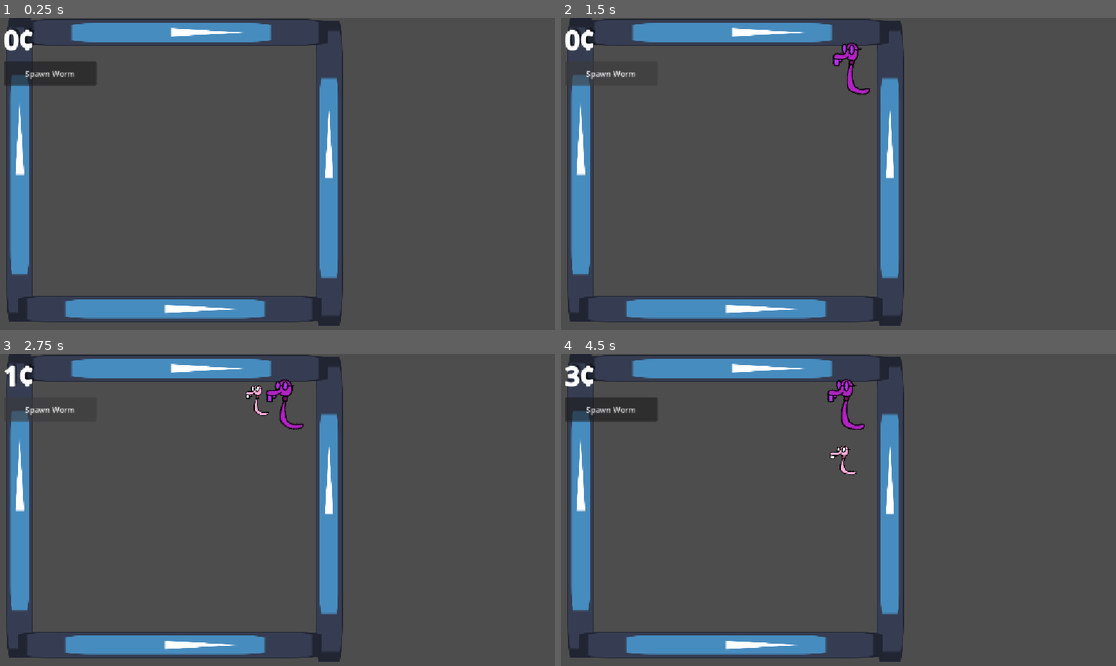
Above: before the commit, frames 1-4 (two rows, left to right).
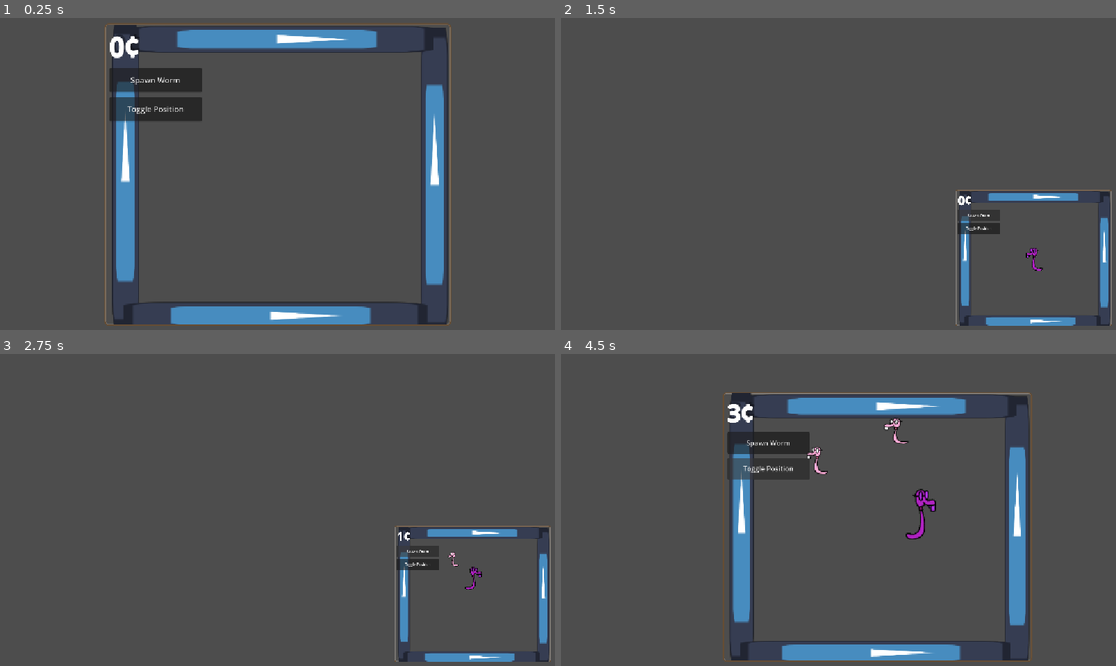
Above: after the commit, the same moments.

Repository: KingPandX/gusanos
Game: Godot game, scene res://main_screen/game_screen.tscn
The game is run twice, just before and just after one commit, with the same random seed, the same clock (stepped at 60 frames per second) and the same inputs. Before the commit the project starts from res://main_screen/combat.tscn. The engine's default icon, where the game draws it, is replaced by a stand-in: a white triangle on a blue panel in a dark square.
Inputs (mouse positions are in pixels of both pictures, inside the frame that each line leads up to):
- Up to frame 1 (0.25 s): no input
- Up to frame 2 (1.5 s): click (716, 108) at 0.5 s, where only the run after the commit has a clickable "Toggle Position"; click "Spawn Worm" at 1.25 s
- Up to frame 3 (2.75 s): click "Spawn Worm" at 2 s
- Up to frame 4 (4.5 s): click (977, 563) at 2.75 s, where only the run after the commit has a clickable "Toggle Position"; click "Spawn Worm" at 3.5 s; click (716, 444) at 4.25 s, where only the run after the commit has a clickable "Toggle Position"

The runs differ from the first frame. In frame 1, 23% of the frame differs, in the area x 0-82%, y 0-99%; in frame 2, 14%; in frame 3, 15%; in frame 4, 23%, in the area x 0-85%, y 0-99%.

Commit message:
feat: combat box con posicionamiento dinámico y toggle button
- Posiciona el combate centrado o en esquina inferior derecha
- Se adapta dinámicamente a cambios de resolución
- Eliminado timer automático, agregado botón toggle manual
- Señal toggle_position_requested para comunicación entre escenas

Diff:
--- a/commons/inventory.gd
+++ b/commons/inventory.gd
@@ -12,29 +12,19 @@
 	_load_templates()
 
 func _load_templates() -> void:
-	var template_paths = [
-		"res://assets/worms_tamplets/test.tres",
-	]
-	for path in template_paths:
-		var resource = load(path)
-		if resource is WormTemplate:
-			templates.append(resource)
-
-	if templates.is_empty():
-		var dirs = ["res://assets/worms_tamplets/", "res://resources/templates/"]
-		for path in dirs:
-			var dir = DirAccess.open(path)
-			if dir == null:
-				continue
-			dir.list_dir_begin()
-			var file_name = dir.get_next()
-			while file_name != "":
-				if file_name.ends_with(".tres"):
-					var resource = load(path + file_name)
-					if resource is WormTemplate:
-						templates.append(resource)
-				file_name = dir.get_next()
-
+	var dirs = ["res://assets/worms_tamplets/", "res://resources/templates/"]
+	for path in dirs:
+		var dir = DirAccess.open(path)
+		if dir == null:
+			continue
+		dir.list_dir_begin()
+		var file_name = dir.get_next()
+		while file_name != "":
+			if file_name.ends_with(".tres"):
+				var resource = load(path + file_name)
+				if resource is WormTemplate:
+					templates.append(resource)
+			file_name = dir.get_next()
 	print("Templates loaded: %d" % templates.size())
 
 func add_worm(worm: Worm_Data) -> bool:
--- a/main_screen/combat.tscn
+++ b/main_screen/combat.tscn
@@ -77,10 +77,18 @@
 offset_bottom = 140.0
 text = "Spawn Worm"
 
+[node name="TogglePositionButton" type="Button" parent="UI"]
+offset_left = 8.0
+offset_top = 150.0
+offset_right = 200.0
+offset_bottom = 200.0
+text = "Toggle Position"
+
 [node name="SpawnMin" type="Marker2D" parent="." unique_id=364509012]
 position = Vector2(85, 80)
 
 [node name="SpawnMax" type="Marker2D" parent="." unique_id=436850966]
-position = Vector2(634, 561)
+position = Vector2(634, 562)
 
 [connection signal="pressed" from="UI/SpawnButton" to="." method="spawn_worm"]
+[connection signal="pressed" from="UI/TogglePositionButton" to="." method="_on_toggle_position_pressed"]
--- a/main_screen/combat_spawner.gd
+++ b/main_screen/combat_spawner.gd
@@ -1,4 +1,6 @@
 extends Node2D
+
+signal toggle_position_requested()
 
 @onready var spawn_min : Marker2D = $SpawnMin
 @onready var spawn_max : Marker2D = $SpawnMax
@@ -7,6 +9,9 @@
 
 func _ready() -> void:
 	worm_scene = load("res://worms/worm.tscn")
+
+func _on_toggle_position_pressed() -> void:
+	toggle_position_requested.emit()
 
 func spawn_worm() -> void:
 	if Inventory.templates.is_empty():
--- /dev/null
+++ b/main_screen/game_screen.gd
@@ -0,0 +1,46 @@
+extends Control
+
+@onready var combat_box : PanelContainer = $CombatBox
+
+var is_centered : bool = true
+var center_pos : Vector2
+
+const FULL_SIZE = Vector2(720, 627)
+const SCALE_DOWN = 0.45
+const CORNER_MARGIN = 10.0
+
+func _ready() -> void:
+	combat_box.pivot_offset = Vector2.ZERO
+	_update_positions()
+	get_viewport().size_changed.connect(_on_resize)
+	$CombatBox/SubViewportContainer/SubViewport/Combat.toggle_position_requested.connect(_on_toggle_position)
+
+func _on_resize() -> void:
+	_update_positions()
+
+func _update_positions() -> void:
+	center_pos = (get_viewport_rect().size - FULL_SIZE) / 2
+	if not is_centered:
+		combat_box.position = _get_corner_pos()
+	else:
+		combat_box.position = center_pos
+
+func _get_corner_pos() -> Vector2:
+	var viewport_size = get_viewport_rect().size
+	var scaled_size = FULL_SIZE * SCALE_DOWN
+	return Vector2(
+		viewport_size.x - scaled_size.x - CORNER_MARGIN,
+		viewport_size.y - scaled_size.y - CORNER_MARGIN
+	)
+
+func _on_toggle_position() -> void:
+	set_centered(!is_centered)
+
+func set_centered(centered: bool) -> void:
+	is_centered = centered
+	var target_pos = center_pos if is_centered else _get_corner_pos()
+	var target_scale = Vector2(1.0, 1.0) if is_centered else Vector2(SCALE_DOWN, SCALE_DOWN)
+
+	var tween = create_tween().set_parallel(true)
+	tween.tween_property(combat_box, "position", target_pos, 0.5).set_trans(Tween.TRANS_CUBIC).set_ease(Tween.EASE_IN_OUT)
+	tween.tween_property(combat_box, "scale", target_scale, 0.5).set_trans(Tween.TRANS_CUBIC).set_ease(Tween.EASE_IN_OUT)
--- a/main_screen/game_screen.tscn
+++ b/main_screen/game_screen.tscn
@@ -1,3 +1,47 @@
 [gd_scene format=3 uid="uid://dmk0armppvdb1"]
 
-[node name="game_screen" type="Node2D" unique_id=2073277607]
+[ext_resource type="Script" uid="uid://bdwlcgsm615gm" path="res://main_screen/game_screen.gd" id="1_script"]
+[ext_resource type="PackedScene" uid="uid://1bw5t1wg7j0p" path="res://main_screen/combat.tscn" id="2_combat"]
+
+[sub_resource type="StyleBoxFlat" id="StyleBoxFlat_box"]
+bg_color = Color(1, 1, 1, 0)
+border_width_left = 3
+border_width_top = 3
+border_width_right = 3
+border_width_bottom = 3
+border_color = Color(0.4, 0.3, 0.2, 1)
+corner_radius_top_left = 8
+corner_radius_top_right = 8
+corner_radius_bottom_right = 8
+corner_radius_bottom_left = 8
+shadow_color = Color(0, 0, 0, 0)
+shadow_size = 4
+
+[node name="GameScreen" type="Control" unique_id=183131620]
+layout_mode = 3
+anchors_preset = 15
+anchor_right = 1.0
+anchor_bottom = 1.0
+grow_horizontal = 2
+grow_vertical = 2
+script = ExtResource("1_script")
+
+[node name="CombatBox" type="PanelContainer" parent="." unique_id=1413578617]
+custom_minimum_size = Vector2(720, 627)
+layout_mode = 0
+offset_right = 720.0
+offset_bottom = 627.0
+pivot_offset_ratio = Vector2(0.0, 0.0)
+theme_override_styles/panel = SubResource("StyleBoxFlat_box")
+
+[node name="SubViewportContainer" type="SubViewportContainer" parent="CombatBox" unique_id=891103340]
+layout_mode = 2
+stretch = true
+
+[node name="SubViewport" type="SubViewport" parent="CombatBox/SubViewportContainer" unique_id=256477675]
+transparent_bg = true
+handle_input_locally = false
+size = Vector2i(714, 621)
+render_target_update_mode = 4
+
+[node name="Combat" parent="CombatBox/SubViewportContainer/SubViewport" unique_id=89827814 instance=ExtResource("2_combat")]
--- a/project.godot
+++ b/project.godot
@@ -11,7 +11,7 @@
 [application]
 
 config/name="Gusanos"
-run/main_scene="uid://1bw5t1wg7j0p"
+run/main_scene="res://main_screen/game_screen.tscn"
 config/features=PackedStringArray("4.7", "Forward Plus")
 config/icon="res://icon.svg"
 
